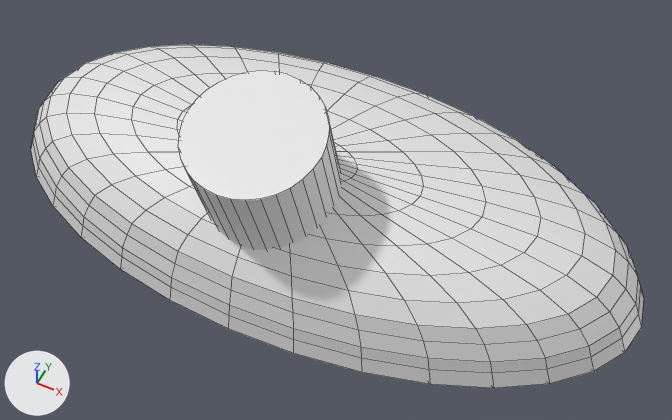
Two versions of the Blender file antenna-cover.blend, one commit apart.
Before and after are seen from a camera (50 mm lens) standing at (3.7, -6.8, 8.21) and looking at (0.52, -0.45, 0.27). Arrows for +X, +Y and +Z are at lower left; the lights stay in place. Mesh edges are drawn as thin lines.

Before the edit, the objects in view are built like this:
```python
me_cylinder_001 = bpy.data.meshes.new('Cylinder.001')
me_cylinder_001.from_pydata(...)  # a 32-sided cylinder along z spanning x -1.0..1.0, y -1.0..1.0, z -1.0..1.0
me_sphere = bpy.data.meshes.new('Sphere')
me_sphere.from_pydata(...)  # 321 vertices, 320 faces; spans x -1.04..1.04, y -1.04..1.05, z -0.24..0.67
ob_cylinder_001 = bpy.data.objects.new('Cylinder.001', me_cylinder_001)
ob_cylinder_001.location = (0.0, -0.919, 0.84)
ob_cylinder_001.rotation_euler = (0.268, 0.0, 0.0)  # degrees (15, 0, 0)
ob_cylinder_001.scale = (0.75, 0.75, 1.1)
ob_sphere = bpy.data.objects.new('Sphere', me_sphere)
ob_sphere.location = (0.0, 0.0, 0.0)
ob_sphere.scale = (3.9, 1.97, 1.5)
_m = ob_sphere.modifiers.new('Solidify', 'SOLIDIFY')
_m.thickness = 0.05
_m.use_even_offset = True
_m = ob_sphere.modifiers.new('Boolean', 'BOOLEAN')
```
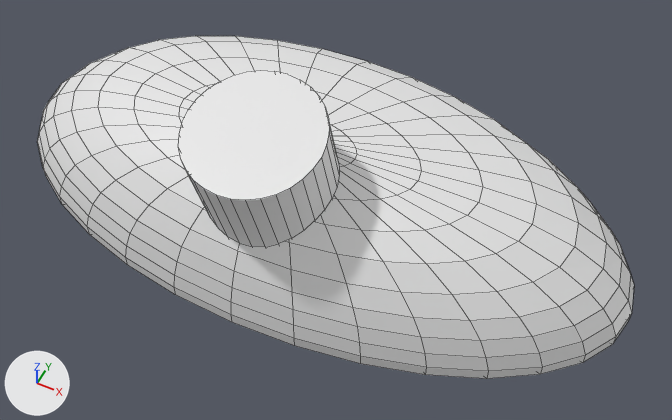
Patch to the scene script:
```diff
--- a/antenna-cover.blend.py
+++ b/antenna-cover.blend.py
@@ me_sphere @@
 # used by ob_sphere; location = (0.0, 0.0, 0.0); scale = (3.9, 1.97, 1.5)
-me_sphere.from_pydata(...)  # 321 vertices, 320 faces; spans x -1.04..1.04, y -1.04..1.05, z -0.24..0.67
+me_sphere.from_pydata(...)  # 321 vertices, 320 faces; spans x -1.04..1.04, y -1.04..1.05, z -0.24..0.74
+# me_sphere part 1: 158 of 321 vertices moved; they spanned x -0.83..0.83, y -0.88..0.9, z 0.24..0.67 and now span x -0.83..0.83, y -0.89..0.9, z 0.27..0.74; mean shift (0.0, 0.0, 0.09); largest move (0.0, 0.78, 0.36) -> (0.0, 0.77, 0.55)
@@ ob_sphere @@
 ob_sphere.location = (0.0, 0.0, 0.0)
-ob_sphere.scale = (3.9, 1.97, 1.5)
+ob_sphere.scale = (3.9, 1.97, 1.64)
 _m = ob_sphere.modifiers.new('Solidify', 'SOLIDIFY')
-_m.thickness = 0.05
+_m.thickness = 0.06
 _m.use_even_offset = True
+_m = ob_sphere.modifiers.new('Smooth', 'SMOOTH')
+_m.factor = 1.5
+_m.iterations = 2
 _m = ob_sphere.modifiers.new('Boolean', 'BOOLEAN')
+_m.object = ob_cylinder_001
```

Where the change shows, as pixel boxes (x1, y1, x2, y2) in the pictures (672 x 420 px; the box of a moved part takes in the faces that stretch with it):
'Sphere', reshaped, rescaled, modifiers changed: before (31, 45, 644, 388); after (37, 36, 634, 379)
part 1 of me_sphere, moved or reshaped: before (52, 45, 615, 315); after (58, 36, 606, 308)
